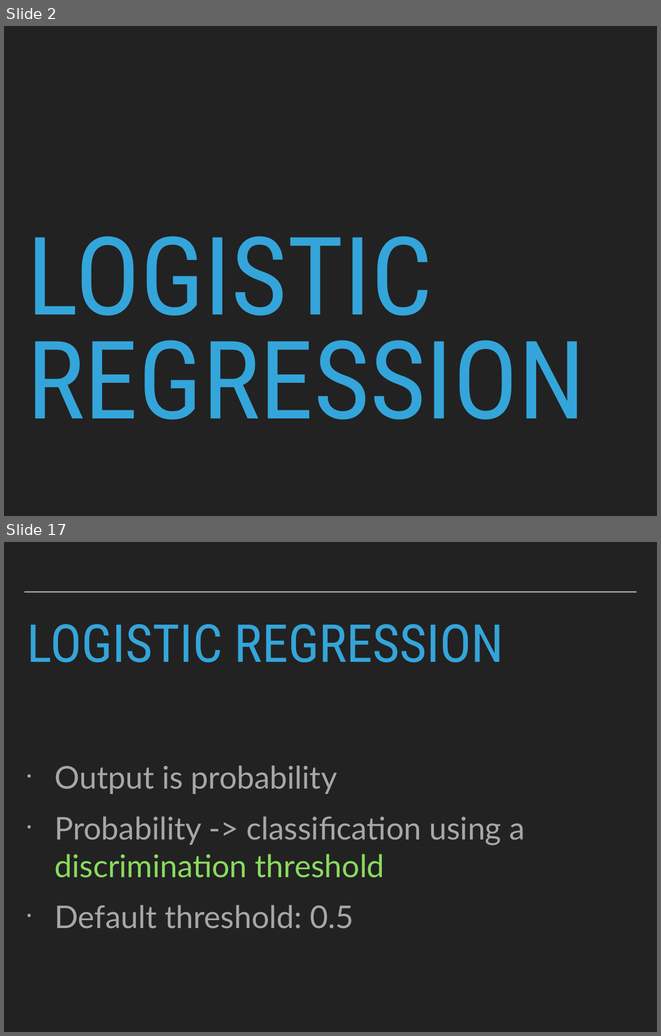
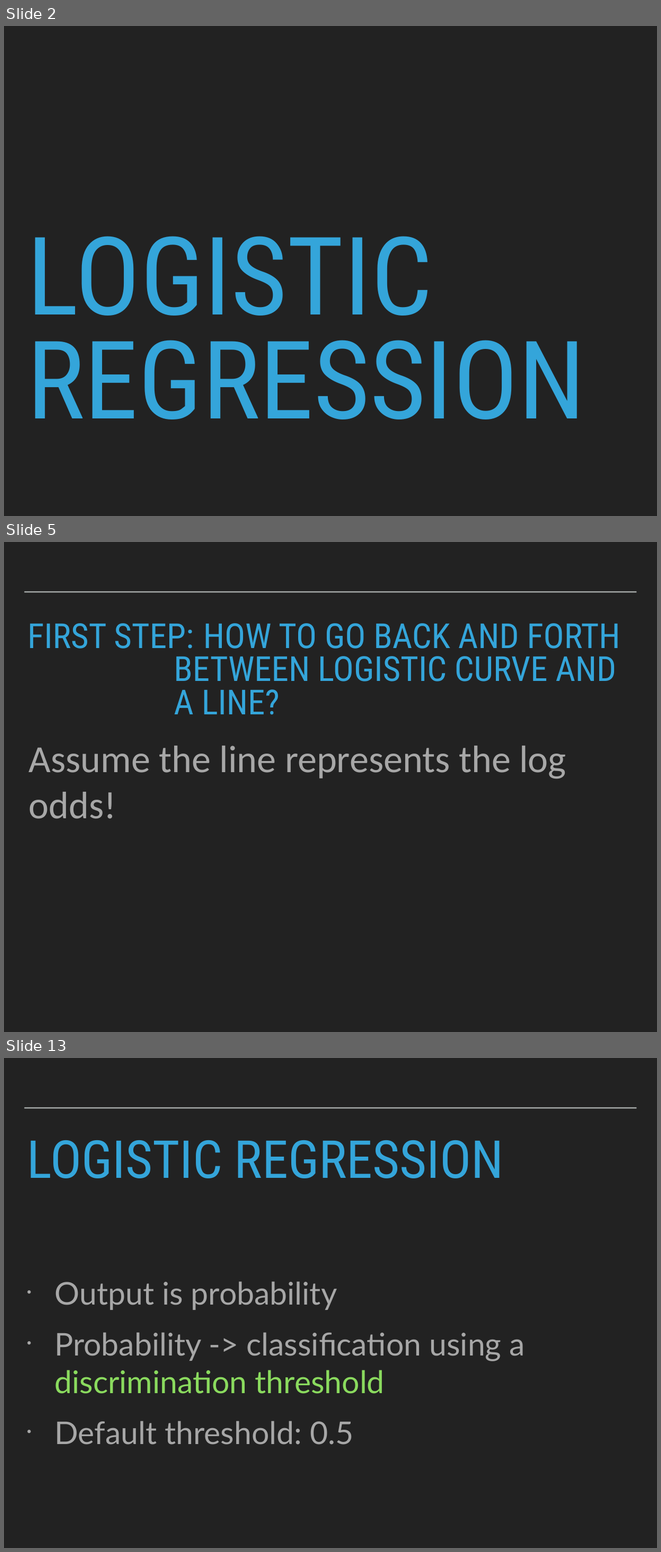
Before and after one commit to patricks1/noble-machine-learning, a slide deck: Session4/Session4_Slides.pptx. Shown one above the other, each under a label of ours: slides 2 and 17 before the commit, slides 2, 5 and 13 after it; the slides between them are not shown. The pictures are 661x1036 and 661x1552 pixels, drawn with LibreOffice and Linux fonts; fonts in the diff are those of the drawing. Boxes give left, top, right and bottom in pixels: in the first picture for what was removed or moved away, otherwise in the second. Text is boxed around its words. In the diff, an @@ line names an element or a change of style, - is before the commit and + after.

```diff
--- a/Session4/Session4_Slides.pptx
+++ b/Session4/Session4_Slides.pptx
@@ slide 5 added at <box>4,542,657,1032</box>, background #222222; not listed: 1 template element that a slide beside it also shows @@
@@ title added at <box>27,623,620,715</box>, 54 pt, text #34A5DA @@
+FIRST STEP: HOW TO GO BACK AND FORTH BETWEEN LOGISTIC CURVE AND A LINE?
@@ text added at <box>29,746,566,819</box>, 60 pt, text #A7A7A7 @@
+Assume the line represents the log odds!
@@ what was slide 17 is now slide 13 @@
```
Also in this commit, not shown: 2 slides changed, 7 other slides added, 12 slides removed, 2 other files.
